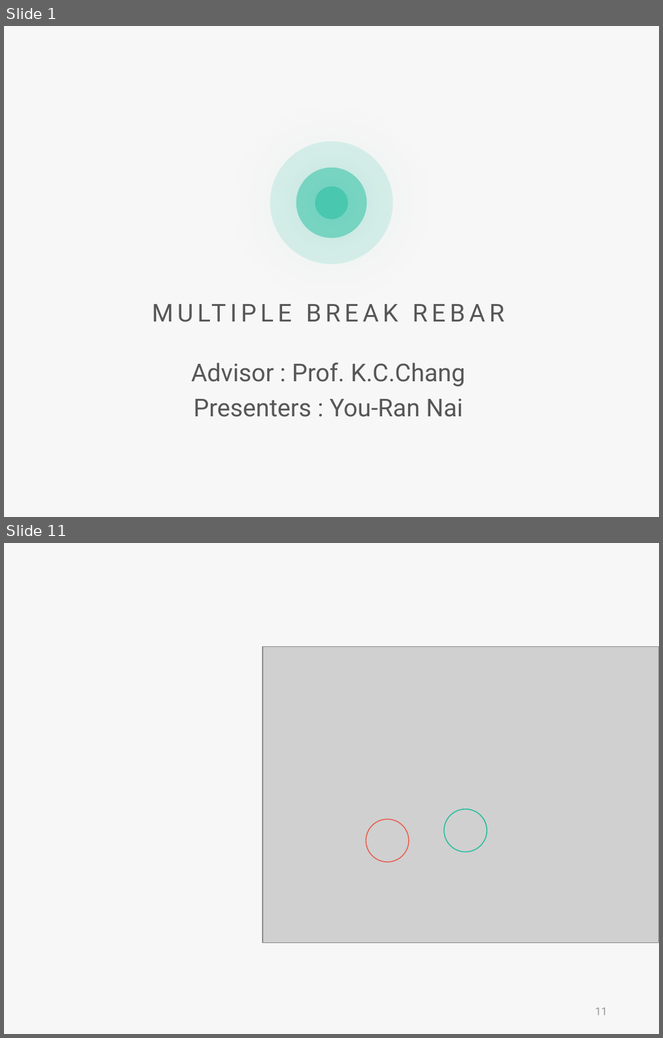
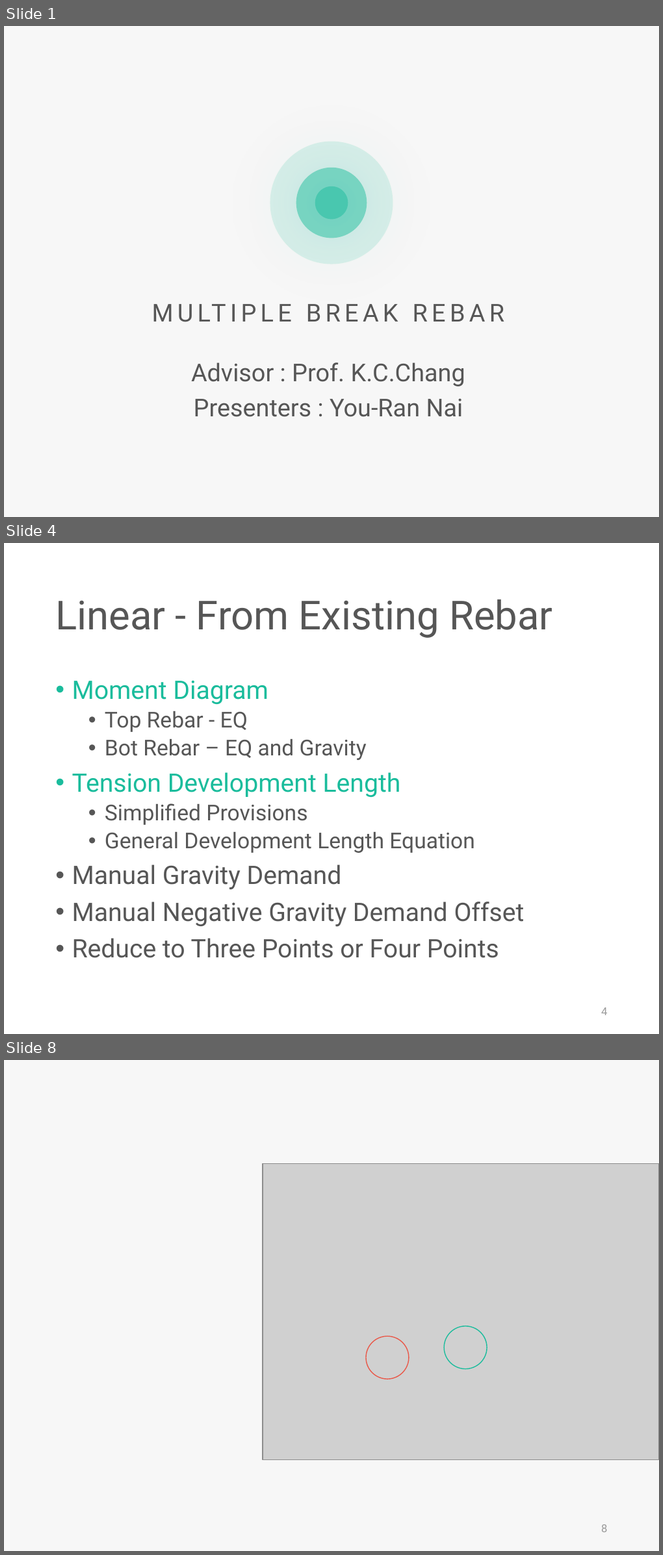
Before and after one commit to skyran1278/VbaProject, a slide deck: 20180126_SmartSplice/20180808_Meeting/SmartSplice.pptx. Shown one above the other, each under a label of ours: slides 1 and 11 before the commit, slides 1, 4 and 8 after it; the slides between them are not shown. The pictures are 663x1038 and 663x1555 pixels, drawn with LibreOffice and Linux fonts; fonts in the diff are those of the drawing; grey boxes stand for pictures. Boxes give left, top, right and bottom in pixels: in the first picture for what was removed or moved away, otherwise in the second. Text is boxed around its words. In the diff, an @@ line names an element or a change of style, - is before the commit and + after.

```diff
--- a/20180126_SmartSplice/20180808_Meeting/SmartSplice.pptx
+++ b/20180126_SmartSplice/20180808_Meeting/SmartSplice.pptx
@@ slide 4 added at (4,543,659,1034), background #FFFFFF @@
@@ title added at (55,600,553,638), 44 pt, text #565656 @@
+Linear - From Existing Rebar
@@ text added at (72,680,525,958), 28 pt, text #565656 @@
+• Moment Diagram
+  • Top Rebar - EQ
+  • Bot Rebar – EQ and Gravity
+• Tension Development Length
+  • Simplified Provisions
+  • General Development Length Equation
+• Manual Gravity Demand
+• Manual Negative Gravity Demand Offset
+• Reduce to Three Points or Four Points
@@ page number added at (601,1008,607,1016), 12 pt, text #9A9A9A @@
+4
@@ what was slide 11 is now slide 8 @@
@@ page number at (601,1525,607,1533): text changed @@
-11
+8
```
Also in this commit, not shown: 4 slides changed, 4 other slides added, 8 slides removed, 3 other files.
